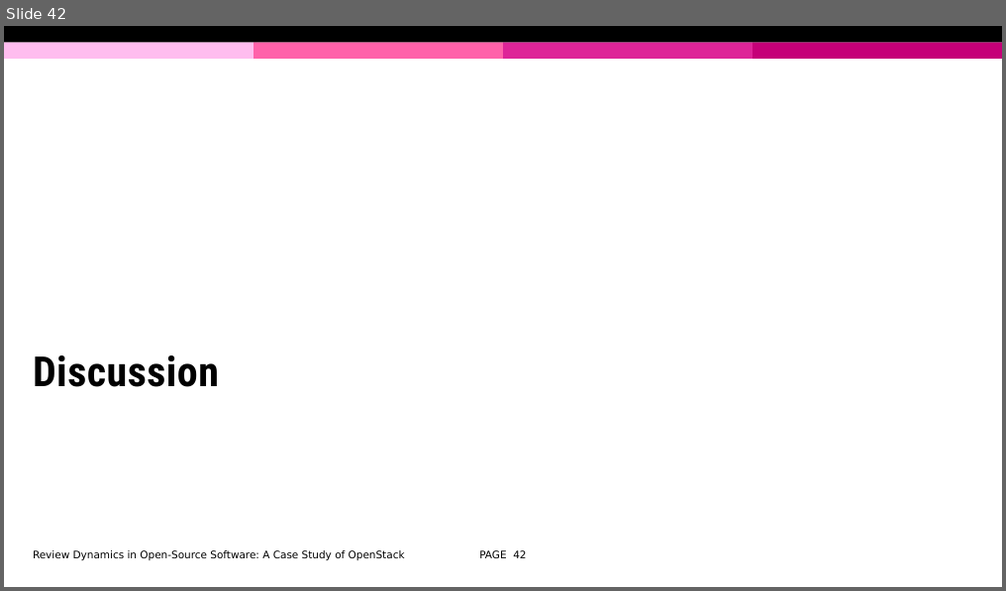
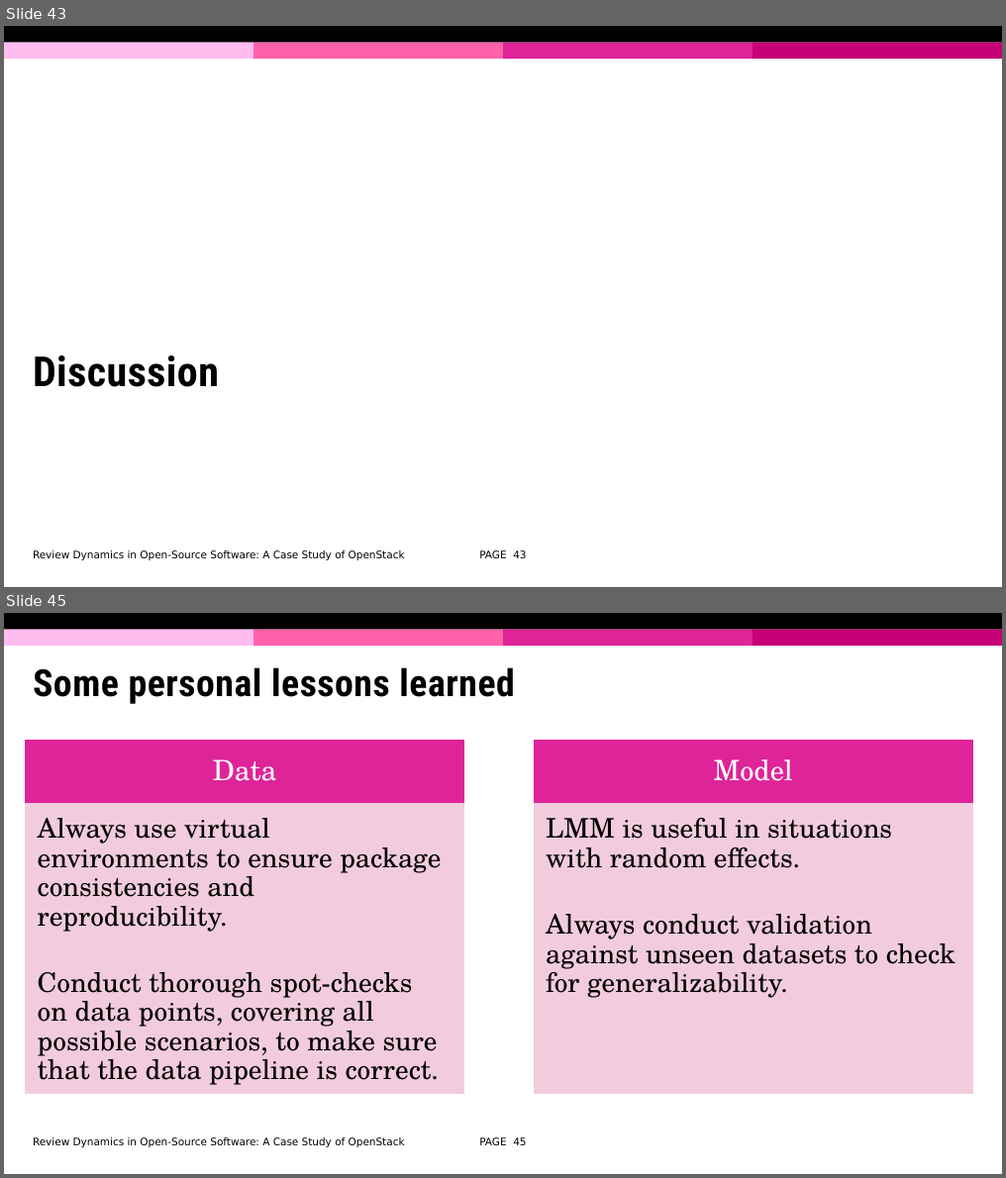
Before and after one commit to david-siqi-liu/review-dynamics-openstack, a slide deck: presentation/review-dynamics-openstack.pptx. Shown one above the other, each under a label of ours: slide 42 before the commit, slides 43 and 45 after it; the slides between them are not shown. The pictures are 1006x591 and 1006x1178 pixels, drawn with LibreOffice and Linux fonts; fonts in the diff are those of the drawing; background and template pictures are left out. Boxes give left, top, right and bottom in pixels: in the first picture for what was removed or moved away, otherwise in the second. Text is boxed around its words. In the diff, an @@ line names an element or a change of style, - is before the commit and + after.

```diff
--- a/presentation/review-dynamics-openstack.pptx
+++ b/presentation/review-dynamics-openstack.pptx
@@ slide 45 added at [4,613,1002,1174], background #FFFFFF; not listed: 5 template elements that a slide beside it also shows @@
@@ title added at [33,667,514,704], 36 pt, text #000000, bold @@
+Some personal lessons learned
@@ freeform shape added at [26,741,464,804], fill #DE2498, outline #DE2498 1 pt, 27 pt, text #FFFFFF @@
+Data
@@ freeform shape added at [534,741,973,804], fill #DE2498, outline #DE2498 1 pt, 27 pt, text #FFFFFF @@
+Model
@@ freeform shape added at [26,804,464,1094], fill #F2CDDD at 90% opacity, outline #F2CDDD 1 pt, 26 pt, text #000000 @@
+  Always use virtual environments to ensure package consistencies and reproducibility.
+  Conduct thorough spot-checks on data points, covering all possible scenarios, to make sure that the data pipeline is correct.
@@ freeform shape added at [534,804,973,1094], fill #F2CDDD at 90% opacity, outline #F2CDDD 1 pt, 26 pt, text #000000 @@
+  LMM is useful in situations with random effects.
+  Always conduct validation against unseen datasets to check for generalizability.
@@ text added at [33,1138,405,1148], 10 pt, text #000000 @@
+Review Dynamics in Open-Source Software: A Case Study of OpenStack
@@ page number added at [479,1138,526,1146], 10 pt, text #000000 @@
+PAGE 45
@@ what was slide 42 is now slide 43 @@
@@ page number at [479,551,526,559]: text changed @@
-PAGE 42
+PAGE 43
```
Also in this commit, not shown: 10 slides changed, 2 other slides added, 2 other files.
